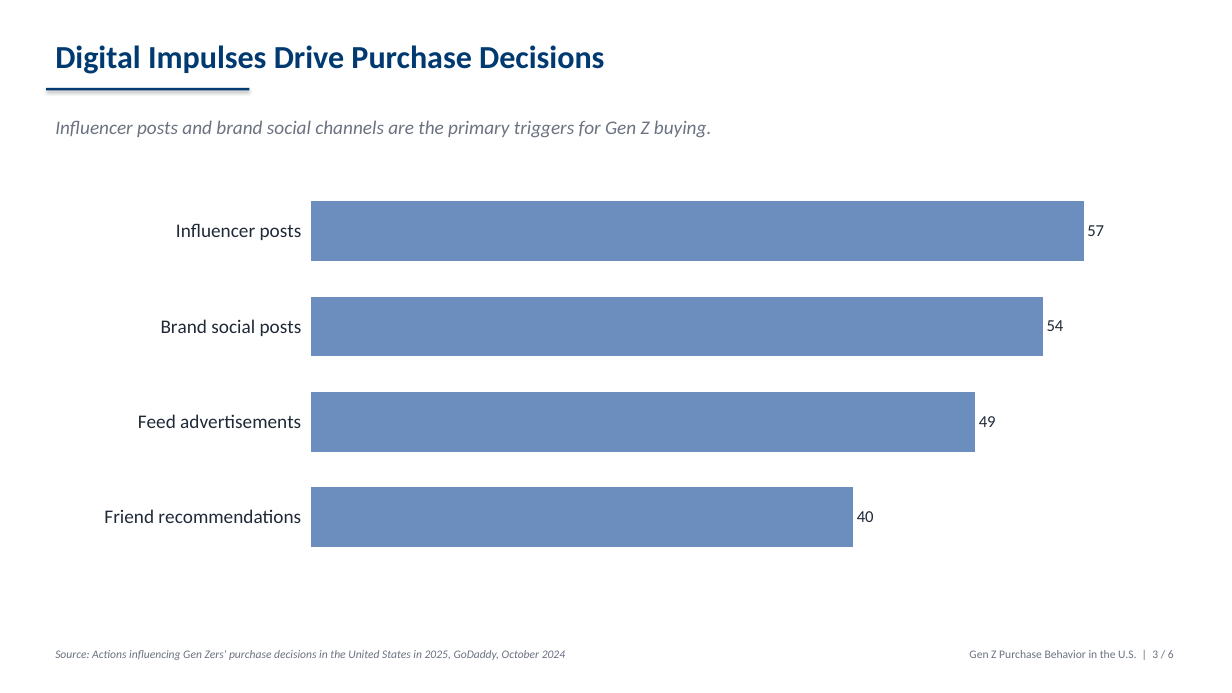
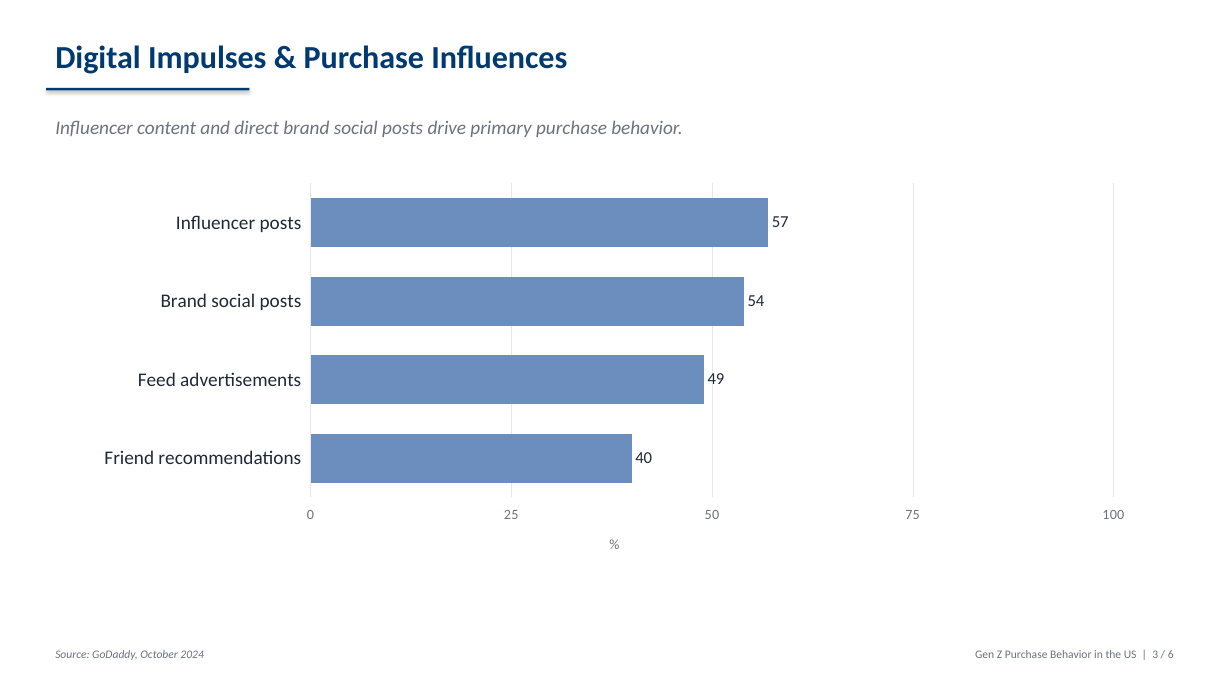
Before and after one commit to LikhithaReddipalli/Statista_challenge, a slide deck: slide 3 of results/presentation_With_LLM.pptx. Drawn at 1232x693 pixels with LibreOffice and Linux fonts; fonts in the diff are those of the drawing. Boxes give left, top, right and bottom in pixels: in the first picture for what was removed or moved away, otherwise in the second. Text is boxed around its words. In the diff, an @@ line names an element or a change of style, - is before the commit and + after.

```diff
--- a/results/presentation_With_LLM.pptx
+++ b/results/presentation_With_LLM.pptx
@@ text at [55, 45, 567, 74]: text changed @@
-Digital Impulses Drive Purchase Decisions
+Digital Impulses & Purchase Influences
@@ text at [55, 120, 683, 137]: text changed @@
-Influencer posts and brand social channels are the primary triggers for Gen Z buying.
+Influencer content and direct brand social posts drive primary purchase behavior.
@@ bar chart at [83, 176, 1146, 573] @@
@@ value axis title "" to "%" @@
@@ value axis changed @@
@@ text at [55, 650, 203, 660]: text changed @@
-Source: Actions influencing Gen Zers' purchase decisions in the United States in 2025, GoDaddy, October 2024
+Source: GoDaddy, October 2024
@@ text at [975, 650, 1174, 658]: text changed @@
-Gen Z Purchase Behavior in the U.S. | 3 / 6
+Gen Z Purchase Behavior in the US | 3 / 6
```
Also in this commit, not shown: 5 other slides changed, 2 other files.
